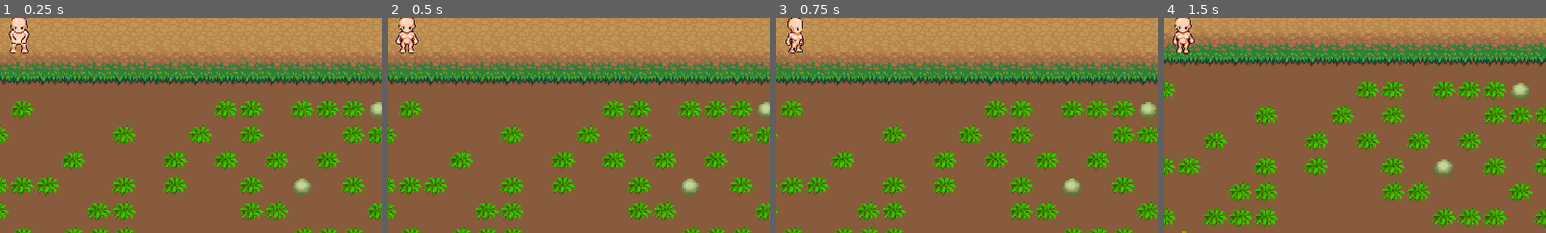
Above: before the commit, frames 1-4 (left to right).
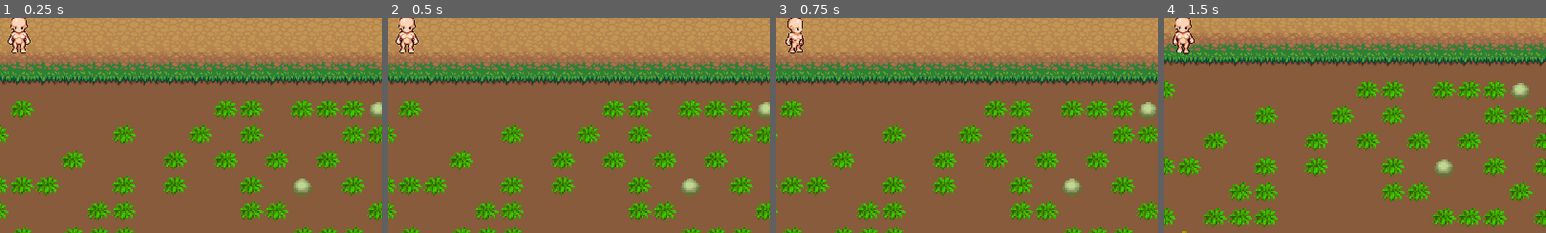
Above: after the commit, the same moments.

Repository: hagabooga/welcome-of-fate-godot
Game: Godot game, scene res://World.tscn
Same seed, same stepped clock (60 frames per second), same inputs: the game is played once before the commit and once after it.
Inputs:
- Up to frame 1 (0.25 s): no input
- Up to frame 2 (0.5 s): no input
- Up to frame 3 (0.75 s): hold Right (ui_right) from 0.53 s (still down); tap E (action) at 0.6 s
- Up to frame 4 (1.5 s): tap Space (ui_accept) at 0.77 s; tap Z (z) at 0.8, 1.35 s; release Right (ui_right) at 1.28 s; hold Down (ui_down) from 1.28 s (still down)
The pictures show only the part of the screen within x 48-98%, y 44-94%; the shares and areas given below are measured in that part.

The runs differ from the first frame. In frame 1, 0.4% of the frame differs, in the area x 2-8%, y 3-17%; in frame 2, nothing differs; in frame 3, nothing differs; in frame 4, nothing differs.

Commit message:
Inventory system improved
Inventory allows stacking of items.
More tools have animations

Diff:
--- a/Booga's Welcome of Fate/Player.gd
+++ b/Booga's Welcome of Fate/Player.gd
@@ -81,7 +81,7 @@
 					world_globals.tilemap_world_objects.set_cellv(facing_tile, -1)
 		if Input.is_action_just_pressed("action"):
 			if (player_stats.can_use($Tool.energy_cost)):
-				play_facing_anim("slash", false)
+				play_facing_anim($Tool.tool_anim, false)
 				$Tool.use()
 				$Tool/AnimatedSprite.play(facing)
 #		if Input.is_action_just_pressed("ui_accept"):
@@ -104,7 +104,7 @@
 		global_position = Vector2(stepify(global_position.x, 1), stepify(global_position.y, 1))
 
 func _on_AnimatedSprite_animation_finished():
-	var anims = ["grab", "slas"]
+	var anims = ["grab", "slas", "rsls"]
 	if ($AnimatedSprite.animation.substr(0,4) in anims):
 		$AnimatedSprite.play("idle_"+facing)
 		can_move = true
--- a/Booga's Welcome of Fate/Player.tscn
+++ b/Booga's Welcome of Fate/Player.tscn
@@ -1,54 +1,54 @@
 [gd_scene load_steps=55 format=2]
 
 [ext_resource path="res://Player.gd" type="Script" id=1]
-[ext_resource path="res://sprites/player/slash/female_slash2.png" type="Texture" id=2]
-[ext_resource path="res://sprites/player/slash/female_slash3.png" type="Texture" id=3]
+[ext_resource path="res://sprites/player/slash/female_slash6.png" type="Texture" id=2]
+[ext_resource path="res://sprites/player/slash/female_slash5.png" type="Texture" id=3]
 [ext_resource path="res://sprites/player/slash/female_slash4.png" type="Texture" id=4]
-[ext_resource path="res://sprites/player/slash/female_slash5.png" type="Texture" id=5]
-[ext_resource path="res://sprites/player/slash/female_slash6.png" type="Texture" id=6]
-[ext_resource path="res://sprites/player/slash/female_slash8.png" type="Texture" id=7]
-[ext_resource path="res://sprites/player/slash/female_slash9.png" type="Texture" id=8]
+[ext_resource path="res://sprites/player/slash/female_slash2.png" type="Texture" id=5]
+[ext_resource path="res://sprites/player/slash/female_slash3.png" type="Texture" id=6]
+[ext_resource path="res://sprites/player/slash/female_slash12.png" type="Texture" id=7]
+[ext_resource path="res://sprites/player/slash/female_slash11.png" type="Texture" id=8]
 [ext_resource path="res://sprites/player/slash/female_slash10.png" type="Texture" id=9]
-[ext_resource path="res://sprites/player/slash/female_slash11.png" type="Texture" id=10]
-[ext_resource path="res://sprites/player/slash/female_slash12.png" type="Texture" id=11]
-[ext_resource path="res://sprites/player/walk/female_walk19.png" type="Texture" id=12]
-[ext_resource path="res://sprites/player/walk/female_walk11.png" type="Texture" id=13]
-[ext_resource path="res://sprites/player/walk/female_walk12.png" type="Texture" id=14]
-[ext_resource path="res://sprites/player/walk/female_walk13.png" type="Texture" id=15]
-[ext_resource path="res://sprites/player/walk/female_walk14.png" type="Texture" id=16]
-[ext_resource path="res://sprites/player/walk/female_walk15.png" type="Texture" id=17]
-[ext_resource path="res://sprites/player/walk/female_walk16.png" type="Texture" id=18]
-[ext_resource path="res://sprites/player/walk/female_walk17.png" type="Texture" id=19]
-[ext_resource path="res://sprites/player/walk/female_walk18.png" type="Texture" id=20]
-[ext_resource path="res://sprites/player/walk/female_walk10.png" type="Texture" id=21]
-[ext_resource path="res://sprites/player/walk/female_walk20.png" type="Texture" id=22]
-[ext_resource path="res://sprites/player/walk/female_walk21.png" type="Texture" id=23]
-[ext_resource path="res://sprites/player/walk/female_walk22.png" type="Texture" id=24]
-[ext_resource path="res://sprites/player/walk/female_walk23.png" type="Texture" id=25]
-[ext_resource path="res://sprites/player/walk/female_walk24.png" type="Texture" id=26]
-[ext_resource path="res://sprites/player/walk/female_walk25.png" type="Texture" id=27]
-[ext_resource path="res://sprites/player/walk/female_walk26.png" type="Texture" id=28]
-[ext_resource path="res://sprites/player/walk/female_walk27.png" type="Texture" id=29]
-[ext_resource path="res://sprites/player/walk/female_walk1.png" type="Texture" id=30]
-[ext_resource path="res://sprites/player/slash/female_slash14.png" type="Texture" id=31]
-[ext_resource path="res://sprites/player/slash/female_slash15.png" type="Texture" id=32]
-[ext_resource path="res://sprites/player/slash/female_slash16.png" type="Texture" id=33]
-[ext_resource path="res://sprites/player/slash/female_slash17.png" type="Texture" id=34]
-[ext_resource path="res://sprites/player/slash/female_slash18.png" type="Texture" id=35]
-[ext_resource path="res://sprites/player/grab/grab_sheet13.png" type="Texture" id=36]
-[ext_resource path="res://sprites/player/grab/grab_sheet14.png" type="Texture" id=37]
-[ext_resource path="res://sprites/player/grab/grab_sheet7.png" type="Texture" id=38]
-[ext_resource path="res://sprites/player/grab/grab_sheet8.png" type="Texture" id=39]
-[ext_resource path="res://sprites/player/grab/grab_sheet1.png" type="Texture" id=40]
-[ext_resource path="res://sprites/player/grab/grab_sheet2.png" type="Texture" id=41]
-[ext_resource path="res://sprites/player/walk/female_walk3.png" type="Texture" id=42]
-[ext_resource path="res://sprites/player/walk/female_walk4.png" type="Texture" id=43]
-[ext_resource path="res://sprites/player/walk/female_walk5.png" type="Texture" id=44]
-[ext_resource path="res://sprites/player/walk/female_walk6.png" type="Texture" id=45]
-[ext_resource path="res://sprites/player/walk/female_walk7.png" type="Texture" id=46]
-[ext_resource path="res://sprites/player/walk/female_walk8.png" type="Texture" id=47]
-[ext_resource path="res://sprites/player/walk/female_walk9.png" type="Texture" id=48]
-[ext_resource path="res://scripts/tools/seedbag.gd" type="Script" id=49]
+[ext_resource path="res://sprites/player/slash/female_slash8.png" type="Texture" id=10]
+[ext_resource path="res://sprites/player/slash/female_slash9.png" type="Texture" id=11]
+[ext_resource path="res://sprites/player/walk/female_walk1.png" type="Texture" id=12]
+[ext_resource path="res://sprites/player/walk/female_walk3.png" type="Texture" id=13]
+[ext_resource path="res://sprites/player/walk/female_walk4.png" type="Texture" id=14]
+[ext_resource path="res://sprites/player/walk/female_walk5.png" type="Texture" id=15]
+[ext_resource path="res://sprites/player/walk/female_walk6.png" type="Texture" id=16]
+[ext_resource path="res://sprites/player/walk/female_walk7.png" type="Texture" id=17]
+[ext_resource path="res://sprites/player/walk/female_walk8.png" type="Texture" id=18]
+[ext_resource path="res://sprites/player/walk/female_walk9.png" type="Texture" id=19]
+[ext_resource path="res://sprites/player/walk/female_walk11.png" type="Texture" id=20]
+[ext_resource path="res://sprites/player/walk/female_walk12.png" type="Texture" id=21]
+[ext_resource path="res://sprites/player/walk/female_walk13.png" type="Texture" id=22]
+[ext_resource path="res://sprites/player/walk/female_walk14.png" type="Texture" id=23]
+[ext_resource path="res://sprites/player/walk/female_walk15.png" type="Texture" id=24]
+[ext_resource path="res://sprites/player/walk/female_walk16.png" type="Texture" id=25]
+[ext_resource path="res://sprites/player/walk/female_walk17.png" type="Texture" id=26]
+[ext_resource path="res://sprites/player/walk/female_walk18.png" type="Texture" id=27]
+[ext_resource path="res://sprites/player/walk/female_walk19.png" type="Texture" id=28]
+[ext_resource path="res://sprites/player/walk/female_walk20.png" type="Texture" id=29]
+[ext_resource path="res://sprites/player/walk/female_walk21.png" type="Texture" id=30]
+[ext_resource path="res://sprites/player/walk/female_walk22.png" type="Texture" id=31]
+[ext_resource path="res://sprites/player/walk/female_walk23.png" type="Texture" id=32]
+[ext_resource path="res://sprites/player/walk/female_walk24.png" type="Texture" id=33]
+[ext_resource path="res://sprites/player/walk/female_walk25.png" type="Texture" id=34]
+[ext_resource path="res://sprites/player/walk/female_walk26.png" type="Texture" id=35]
+[ext_resource path="res://sprites/player/walk/female_walk27.png" type="Texture" id=36]
+[ext_resource path="res://sprites/player/slash/female_slash14.png" type="Texture" id=37]
+[ext_resource path="res://sprites/player/slash/female_slash15.png" type="Texture" id=38]
+[ext_resource path="res://sprites/player/slash/female_slash16.png" type="Texture" id=39]
+[ext_resource path="res://sprites/player/slash/female_slash17.png" type="Texture" id=40]
+[ext_resource path="res://sprites/player/slash/female_slash18.png" type="Texture" id=41]
+[ext_resource path="res://sprites/player/grab/grab_sheet13.png" type="Texture" id=42]
+[ext_resource path="res://sprites/player/grab/grab_sheet14.png" type="Texture" id=43]
+[ext_resource path="res://sprites/player/walk/female_walk10.png" type="Texture" id=44]
+[ext_resource path="res://sprites/player/grab/grab_sheet7.png" type="Texture" id=45]
+[ext_resource path="res://sprites/player/grab/grab_sheet8.png" type="Texture" id=46]
+[ext_resource path="res://sprites/player/grab/grab_sheet1.png" type="Texture" id=47]
+[ext_resource path="res://sprites/player/grab/grab_sheet2.png" type="Texture" id=48]
+[ext_resource path="res://scripts/tools/tool.gd" type="Script" id=49]
 [ext_resource path="res://StatusBar.tscn" type="PackedScene" id=50]
 [ext_resource path="res://ui_inventory.tscn" type="PackedScene" id=51]
 
@@ -56,63 +56,78 @@
 animations = [ {
 "frames": [ ExtResource( 2 ), ExtResource( 3 ), ExtResource( 4 ), ExtResource( 5 ), ExtResource( 6 ) ],
 "loop": false,
-"name": "slash_up",
+"name": "rsls_up",
 "speed": 10.0
 }, {
 "frames": [ ExtResource( 7 ), ExtResource( 8 ), ExtResource( 9 ), ExtResource( 10 ), ExtResource( 11 ) ],
 "loop": false,
-"name": "slash_side",
+"name": "rsls_side",
 "speed": 10.0
 }, {
 "frames": [ ExtResource( 12 ) ],
+"loop": true,
+"name": "idle_up",
+"speed": 5.0
+}, {
+"frames": [ ExtResource( 13 ), ExtResource( 14 ), ExtResource( 15 ), ExtResource( 16 ), ExtResource( 17 ), ExtResource( 18 ), ExtResource( 19 ), ExtResource( 12 ) ],
+"loop": true,
+"name": "walk_up",
+"speed": 8.0
+}, {
+"frames": [ ExtResource( 20 ), ExtResource( 21 ), ExtResource( 22 ), ExtResource( 23 ), ExtResource( 24 ), ExtResource( 25 ), ExtResource( 26 ), ExtResource( 27 ) ],
+"loop": true,
+"name": "walk_side",
+"speed": 8.0
+}, {
+"frames": [ ExtResource( 28 ) ],
 "loop": true,
 "name": "idle_down",
 "speed": 5.0
 }, {
-"frames": [ ExtResource( 13 ), ExtResource( 14 ), ExtResource( 15 ), ExtResource( 16 ), ExtResource( 17 ), ExtResource( 18 ), ExtResource( 19 ), ExtResource( 20 ) ],
-"loop": true,
-"name": "walk_side",
+"frames": [ ExtResource( 29 ), ExtResource( 30 ), ExtResource( 31 ), ExtResource( 32 ), ExtResource( 33 ), ExtResource( 34 ), ExtResource( 35 ), ExtResource( 36 ) ],
+"loop": true,
+"name": "walk_down",
 "speed": 8.0
 }, {
-"frames": [ ExtResource( 21 ) ],
+"frames": [ ExtResource( 37 ), ExtResource( 38 ), ExtResource( 39 ), ExtResource( 40 ), ExtResource( 41 ) ],
+"loop": false,
+"name": "slash_down",
+"speed": 10.0
+}, {
+"frames": [ ExtResource( 42 ), ExtResource( 43 ) ],
+"loop": false,
+"name": "grab_down",
+"speed": 4.0
+}, {
+"frames": [ ExtResource( 44 ) ],
 "loop": true,
 "name": "idle_side",
 "speed": 5.0
 }, {
-"frames": [ ExtResource( 22 ), ExtResource( 23 ), ExtResource( 24 ), ExtResource( 25 ), ExtResource( 26 ), ExtResource( 27 ), ExtResource( 28 ), ExtResource( 29 ) ],
-"loop": true,
-"name": "walk_down",
-"speed": 8.0
-}, {
-"frames": [ ExtResource( 30 ) ],
-"loop": true,
-"name": "idle_up",
-"speed": 5.0
-}, {
-"frames": [ ExtResource( 31 ), ExtResource( 32 ), ExtResource( 33 ), ExtResource( 34 ), ExtResource( 35 ) ],
-"loop": false,
-"name": "slash_down",
-"speed": 10.0
-}, {
-"frames": [ ExtResource( 36 ), ExtResource( 37 ) ],
-"loop": false,
-"name": "grab_down",
-"speed": 4.0
-}, {
-"frames": [ ExtResource( 38 ), ExtResource( 39 ) ],
+"frames": [ ExtResource( 45 ), ExtResource( 46 ) ],
 "loop": false,
 "name": "grab_side",
 "speed": 4.0
 }, {
-"frames": [ ExtResource( 40 ), ExtResource( 41 ) ],
+"frames": [ ExtResource( 47 ), ExtResource( 48 ) ],
 "loop": false,
 "name": "grab_up",
 "speed": 4.0
 }, {
-"frames": [ ExtResource( 42 ), ExtResource( 43 ), ExtResource( 44 ), ExtResource( 45 ), ExtResource( 46 ), ExtResource( 47 ), ExtResource( 48 ), ExtResource( 30 ) ],
-"loop": true,
-"name": "walk_up",
-"speed": 8.0
+"frames": [ ExtResource( 10 ), ExtResource( 11 ), ExtResource( 9 ), ExtResource( 8 ), ExtResource( 7 ) ],
+"loop": false,
+"name": "slash_side",
+"speed": 10.0
+}, {
+"frames": [ ExtResource( 5 ), ExtResource( 6 ), ExtResource( 4 ), ExtResource( 3 ), ExtResource( 2 ) ],
+"loop": false,
+"name": "slash_up",
+"speed": 10.0
+}, {
+"frames": [ ExtResource( 41 ), ExtResource( 40 ), ExtResource( 39 ), ExtResource( 37 ), ExtResource( 38 ) ],
+"loop": false,
+"name": "rsls_down",
+"speed": 10.0
 } ]
 
 [sub_resource type="CircleShape2D" id=2]
@@ -128,9 +143,7 @@
 [node name="AnimatedSprite" type="AnimatedSprite" parent="."]
 position = Vector2( 0, -20 )
 frames = SubResource( 1 )
-animation = "grab_down"
-frame = 1
-playing = true
+animation = "idle_down"
 __meta__ = {
 "_edit_lock_": true
 }
--- /dev/null
+++ b/Booga's Welcome of Fate/frames/hoe/hoe_frames.tres
@@ -0,0 +1,37 @@
+[gd_resource type="SpriteFrames" load_steps=13 format=2]
+
+[ext_resource path="res://frames/hoe/hoe_frames1.png" type="Texture" id=1]
+[ext_resource path="res://frames/hoe/hoe_frames2.png" type="Texture" id=2]
+[ext_resource path="res://frames/hoe/hoe_frames6.png" type="Texture" id=3]
+[ext_resource path="res://frames/hoe/hoe_frames7.png" type="Texture" id=4]
+[ext_resource path="res://frames/hoe/hoe_frames8.png" type="Texture" id=5]
+[ext_resource path="res://frames/hoe/hoe_frames10.png" type="Texture" id=6]
+[ext_resource path="res://frames/hoe/hoe_frames9.png" type="Texture" id=7]
+[ext_resource path="res://frames/hoe/hoe5.png" type="Texture" id=8]
+[ext_resource path="res://frames/hoe/hoe4.png" type="Texture" id=9]
+[ext_resource path="res://frames/hoe/hoe1.png" type="Texture" id=10]
+[ext_resource path="res://frames/hoe/hoe2.png" type="Texture" id=11]
+[ext_resource path="res://frames/hoe/hoe3.png" type="Texture" id=12]
+
+[resource]
+animations = [ {
+"frames": [  ],
+"loop": false,
+"name": "default",
+"speed": 5.0
+}, {
+"frames": [ ExtResource( 1 ), ExtResource( 2 ), null, null, null ],
+"loop": false,
+"name": "up",
+"speed": 10.0
+}, {
+"frames": [ ExtResource( 3 ), ExtResource( 4 ), ExtResource( 5 ), ExtResource( 6 ), ExtResource( 7 ) ],
+"loop": false,
+"name": "side",
+"speed": 10.0
+}, {
+"frames": [ ExtResource( 8 ), ExtResource( 9 ), ExtResource( 10 ), ExtResource( 11 ), ExtResource( 12 ) ],
+"loop": false,
+"name": "down",
+"speed": 10.0
+} ]
--- /dev/null
+++ b/Booga's Welcome of Fate/frames/seedbag/0.tres
@@ -0,0 +1,37 @@
+[gd_resource type="SpriteFrames" load_steps=13 format=2]
+
+[ext_resource path="res://frames/seedbag/white_seedbag_frames4.png" type="Texture" id=1]
+[ext_resource path="res://frames/seedbag/white_seedbag_frames5.png" type="Texture" id=2]
+[ext_resource path="res://frames/seedbag/white_seedbag_frames6.png" type="Texture" id=3]
+[ext_resource path="res://frames/seedbag/white_seedbag_frames7.png" type="Texture" id=4]
+[ext_resource path="res://frames/seedbag/white_seedbag_frames8.png" type="Texture" id=5]
+[ext_resource path="res://frames/seedbag/white_seedbag_frames9.png" type="Texture" id=6]
+[ext_resource path="res://frames/seedbag/white_seedbag_frames10.png" type="Texture" id=7]
+[ext_resource path="res://frames/seedbag/white_seedbag_frames11.png" type="Texture" id=8]
+[ext_resource path="res://frames/seedbag/white_seedbag_frames12.png" type="Texture" id=9]
+[ext_resource path="res://frames/seedbag/white_seedbag_frames13.png" type="Texture" id=10]
+[ext_resource path="res://frames/seedbag/white_seedbag_frames14.png" type="Texture" id=11]
+[ext_resource path="res://frames/seedbag/white_seedbag_frames15.png" type="Texture" id=12]
+
+[resource]
+animations = [ {
+"frames": [  ],
+"loop": false,
+"name": "default",
+"speed": 5.0
+}, {
+"frames": [ null, null, null, ExtResource( 1 ), ExtResource( 2 ) ],
+"loop": false,
+"name": "up",
+"speed": 10.0
+}, {
+"frames": [ ExtResource( 3 ), ExtResource( 4 ), ExtResource( 5 ), ExtResource( 6 ), ExtResource( 7 ) ],
+"loop": false,
+"name": "side",
+"speed": 10.0
+}, {
+"frames": [ ExtResource( 8 ), ExtResource( 9 ), ExtResource( 10 ), ExtResource( 11 ), ExtResource( 12 ) ],
+"loop": false,
+"name": "down",
+"speed": 10.0
+} ]
--- /dev/null
+++ b/Booga's Welcome of Fate/frames/watering can/watering can_frames.tres
@@ -0,0 +1,39 @@
+[gd_resource type="SpriteFrames" load_steps=13 format=2]
+
+[ext_resource path="res://frames/watering can/anim_watering_can3.png" type="Texture" id=1]
+[ext_resource path="res://frames/watering can/anim_watering_can4.png" type="Texture" id=2]
+[ext_resource path="res://frames/watering can/anim_watering_can6.png" type="Texture" id=3]
+[ext_resource path="res://frames/watering can/anim_watering_can8.png" type="Texture" id=4]
+[ext_resource path="res://frames/watering can/anim_watering_can7.png" type="Texture" id=5]
+[ext_resource path="res://frames/watering can/anim_watering_can9.png" type="Texture" id=6]
+[ext_resource path="res://frames/watering can/anim_watering_can10.png" type="Texture" id=7]
+[ext_resource path="res://frames/watering can/anim_watering_can12.png" type="Texture" id=8]
+[ext_resource path="res://frames/watering can/anim_watering_can13.png" type="Texture" id=9]
+[ext_resource path="res://frames/watering can/anim_watering_can14.png" type="Texture" id=10]
+[ext_resource path="res://frames/watering can/anim_watering_can15.png" type="Texture" id=11]
+[ext_resource path="res://frames/watering can/anim_watering_can16.png" type="Texture" id=12]
+
+
+
+[resource]
+animations = [ {
+"frames": [  ],
+"loop": false,
+"name": "default",
+"speed": 5.0
+}, {
+"frames": [ null, null, null, ExtResource( 1 ), ExtResource( 2 ) ],
+"loop": false,
+"name": "up",
+"speed": 10.0
+}, {
+"frames": [ ExtResource( 3 ), ExtResource( 4 ), ExtResource( 5 ), ExtResource( 6 ), ExtResource( 7 ) ],
+"loop": false,
+"name": "side",
+"speed": 10.0
+}, {
+"frames": [ ExtResource( 8 ), ExtResource( 9 ), ExtResource( 10 ), ExtResource( 11 ), ExtResource( 12 ) ],
+"loop": false,
+"name": "down",
+"speed": 10.0
+} ]
--- a/Booga's Welcome of Fate/item.gd
+++ b/Booga's Welcome of Fate/item.gd
@@ -8,15 +8,17 @@
 var cost
 var type
 var act
+var color
 enum {consume, equip}
 
-func _init(m, d, ef, c, t, a):
+func _init(m, d, ef, c, t, a, col):
 	ming = m
 	desc = d
 	eff_desc = ef
 	cost = c
 	type = t
 	act = a
+	color = col
 
 func activate():
 	if act == consume:
--- a/Booga's Welcome of Fate/item_database.gd
+++ b/Booga's Welcome of Fate/item_database.gd
@@ -14,6 +14,10 @@
 
 func make_item(ming):
 	var x = item_database[ming]
-	var i = Item.new(ming,x.desc,x.eff_desc,x.cost,x.type, x.activate)
+	var i
+	if x.has("color"):
+		i = Item.new(ming,x.desc,x.eff_desc,x.cost,x.type, x.activate, x.color)
+	else:
+		i = Item.new(ming,x.desc,x.eff_desc,x.cost,x.type, x.activate, -1)
 	#var i = item.new(ming,x.desc,x.eff_desc,x.cost,x.type, x.activate)
 	return i
--- a/Booga's Welcome of Fate/items.json
+++ b/Booga's Welcome of Fate/items.json
@@ -65,6 +65,7 @@
         "eff_desc": "Throw turnip seeds in a 3x3 square",
         "cost": 300,
         "type": "Tool",
-        "activate": 1
+        "activate": 1,
+        "color": 0
     }
 }
--- a/Booga's Welcome of Fate/player_equip.gd
+++ b/Booga's Welcome of Fate/player_equip.gd
@@ -16,6 +16,7 @@
 				if split_name[1] == "Seedbag":
 					player.find_node("Tool").set_script(load("res://scripts/tools/" + split_name[1].to_lower() + ".gd"))
 					player.find_node("Tool").plant_ming = split_name[0]
+					player.find_node("Tool").set_color(item.color)
 					player_equipment.set_item_icon(i, load("res://sprites/items/%s.png"%item.ming.to_lower()))
 					player_equipment.set_item_metadata(i,item)
 					return
--- a/Booga's Welcome of Fate/scripts/tools/hoe.gd
+++ b/Booga's Welcome of Fate/scripts/tools/hoe.gd
@@ -1,4 +1,8 @@
 extends "res://scripts/tools/tool.gd"
+
+func _init():
+	tool_anim = "rsls"
+	$AnimatedSprite.frames = load("res://frames/hoe/hoe_frames.tres")
 
 func use():
 	var facing = get_player_facing_tile_pos()
--- a/Booga's Welcome of Fate/scripts/tools/seedbag.gd
+++ b/Booga's Welcome of Fate/scripts/tools/seedbag.gd
@@ -2,6 +2,10 @@
 
 var seed_scene = preload("res://plants/Plant.tscn")
 var plant_ming
+var color
+
+func set_color(x):
+	$AnimatedSprite.frames = load("res://frames/seedbag/%s.tres"%str(x))
 
 func use():
 	var tile_soilobj = world_globals.tilemap_soil_objects
--- a/Booga's Welcome of Fate/scripts/tools/tool.gd
+++ b/Booga's Welcome of Fate/scripts/tools/tool.gd
@@ -1,6 +1,7 @@
 extends Node2D
 
 var energy_cost = 0
+var tool_anim = "slash"
 
 
 func get_player_facing_tile_pos():
--- a/Booga's Welcome of Fate/scripts/tools/watering can.gd
+++ b/Booga's Welcome of Fate/scripts/tools/watering can.gd
@@ -1,7 +1,7 @@
 extends "res://scripts/tools/tool.gd"
 
 func _init():
-	$AnimatedSprite.frames = load("res://watering_can/watering_can_frames.tres")
+	$AnimatedSprite.frames = load("res://frames/watering can/watering can_frames.tres")
 
 
 func use():
--- a/Booga's Welcome of Fate/ui_inventory.gd
+++ b/Booga's Welcome of Fate/ui_inventory.gd
@@ -1,6 +1,6 @@
 extends Panel
 
-
+var item_count = {}
 
 func _ready():
 	$ItemList.focus_mode = 0
@@ -13,15 +13,29 @@
 
 func add(item):
 	if (item != null):
-		$ItemList.add_item(item.ming, load("res://sprites/items/" + item.ming.to_lower() + ".png"))
-		var i = $ItemList.get_item_count()-1
-		$ItemList.set_item_metadata(i, item)
-		$ItemList.set_item_tooltip_enabled(i, false)
+		var key = item.ming
+		if !item_count.has(key):
+			item_count[key] = 1
+			$ItemList.add_item(item.ming, load("res://sprites/items/" + item.ming.to_lower() + ".png"))
+			var i = $ItemList.get_item_count()-1
+			$ItemList.set_item_metadata(i, item)
+			$ItemList.set_item_tooltip_enabled(i, false)
+		else:
+			item_count[key] += 1
+		print(item_count)
+		var selected = $ItemList.get_selected_items()
+		if len(selected) > 0:
+			var item_selected = $ItemList.get_item_metadata(selected[0])
+			if item_selected.ming == item.ming:
+				set_labels(item_selected)
 
 
 func set_labels(item):
 	$ItemInfo/Inside.visible = true
-	$ItemInfo/Inside/Info/Ming.text = item.ming
+	if item_count[item.ming] > 1:
+		$ItemInfo/Inside/Info/Ming.text = "%s x%d"%[item.ming, item_count[item.ming]]
+	else:
+		$ItemInfo/Inside/Info/Ming.text = "%s"%[item.ming]
 	$ItemInfo/Inside/Info/Desc.text = "%s (%s)" %[item.desc, item.type]
 	$ItemInfo/Inside/StatsHolder.visible = false
 	$ItemInfo/Inside/EquipEffect.visible = false
@@ -45,8 +59,16 @@
 			if equip_item != null:
 				add(equip_item)
 		item.activate()
-		$ItemList.remove_item(index)
-		$ItemInfo/Inside.visible = false
+		var key = item.ming
+		if item_count.has(key):
+			if item_count[key] == 1:
+				$ItemList.remove_item(index)
+				item_count.erase(key)
+				$ItemInfo/Inside.visible = false
+			else:
+				item_count[key] -= 1
+				set_labels(item)
+	print(item_count)
 
 func _on_EquipList_item_selected(index):
 	var item = $Equipment/EquipList.get_item_metadata(index)
--- a/Booga's Welcome of Fate/watering_can/watering_can_frames.tres
+++ /dev/null
@@ -1,37 +0,0 @@
-[gd_resource type="SpriteFrames" load_steps=13 format=2]
-
-[ext_resource path="res://watering_can/anim_watering_can3.png" type="Texture" id=1]
-[ext_resource path="res://watering_can/anim_watering_can4.png" type="Texture" id=2]
-[ext_resource path="res://watering_can/anim_watering_can6.png" type="Texture" id=3]
-[ext_resource path="res://watering_can/anim_watering_can8.png" type="Texture" id=4]
-[ext_resource path="res://watering_can/anim_watering_can7.png" type="Texture" id=5]
-[ext_resource path="res://watering_can/anim_watering_can9.png" type="Texture" id=6]
-[ext_resource path="res://watering_can/anim_watering_can10.png" type="Texture" id=7]
-[ext_resource path="res://watering_can/anim_watering_can12.png" type="Texture" id=8]
-[ext_resource path="res://watering_can/anim_watering_can13.png" type="Texture" id=9]
-[ext_resource path="res://watering_can/anim_watering_can14.png" type="Texture" id=10]
-[ext_resource path="res://watering_can/anim_watering_can15.png" type="Texture" id=11]
-[ext_resource path="res://watering_can/anim_watering_can16.png" type="Texture" id=12]
-
-[resource]
-animations = [ {
-"frames": [  ],
-"loop": false,
-"name": "default",
-"speed": 5.0
-}, {
-"frames": [ null, null, null, ExtResource( 1 ), ExtResource( 2 ) ],
-"loop": false,
-"name": "up",
-"speed": 10.0
-}, {
-"frames": [ ExtResource( 3 ), ExtResource( 4 ), ExtResource( 5 ), ExtResource( 6 ), ExtResource( 7 ) ],
-"loop": false,
-"name": "side",
-"speed": 10.0
-}, {
-"frames": [ ExtResource( 8 ), ExtResource( 9 ), ExtResource( 10 ), ExtResource( 11 ), ExtResource( 12 ) ],
-"loop": false,
-"name": "down",
-"speed": 10.0
-} ]
Binary file added: Booga's Welcome of Fate/frames/hoe/hoe1.png
Not shown, added: Booga's Welcome of Fate/frames/hoe/hoe1.png.import
Binary file added: Booga's Welcome of Fate/frames/hoe/hoe2.png
Not shown, added: Booga's Welcome of Fate/frames/hoe/hoe2.png.import
Binary file added: Booga's Welcome of Fate/frames/hoe/hoe3.png
Not shown, added: Booga's Welcome of Fate/frames/hoe/hoe3.png.import
Binary file added: Booga's Welcome of Fate/frames/hoe/hoe4.png
Not shown, added: Booga's Welcome of Fate/frames/hoe/hoe4.png.import
Binary file added: Booga's Welcome of Fate/frames/hoe/hoe5.png
Not shown, added: Booga's Welcome of Fate/frames/hoe/hoe5.png.import
Binary file added: Booga's Welcome of Fate/frames/hoe/hoe_frames1.png
Not shown, added: Booga's Welcome of Fate/frames/hoe/hoe_frames1.png.import
(and 72 more such lines)
